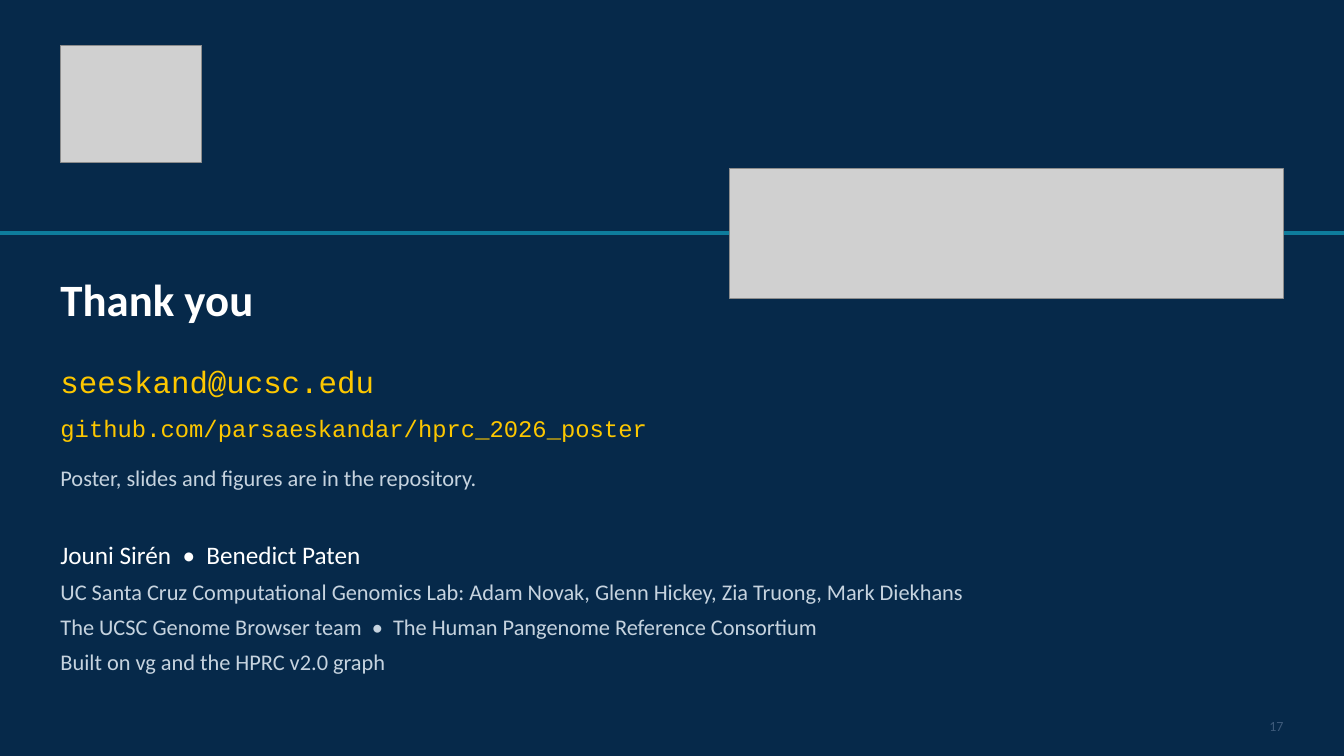
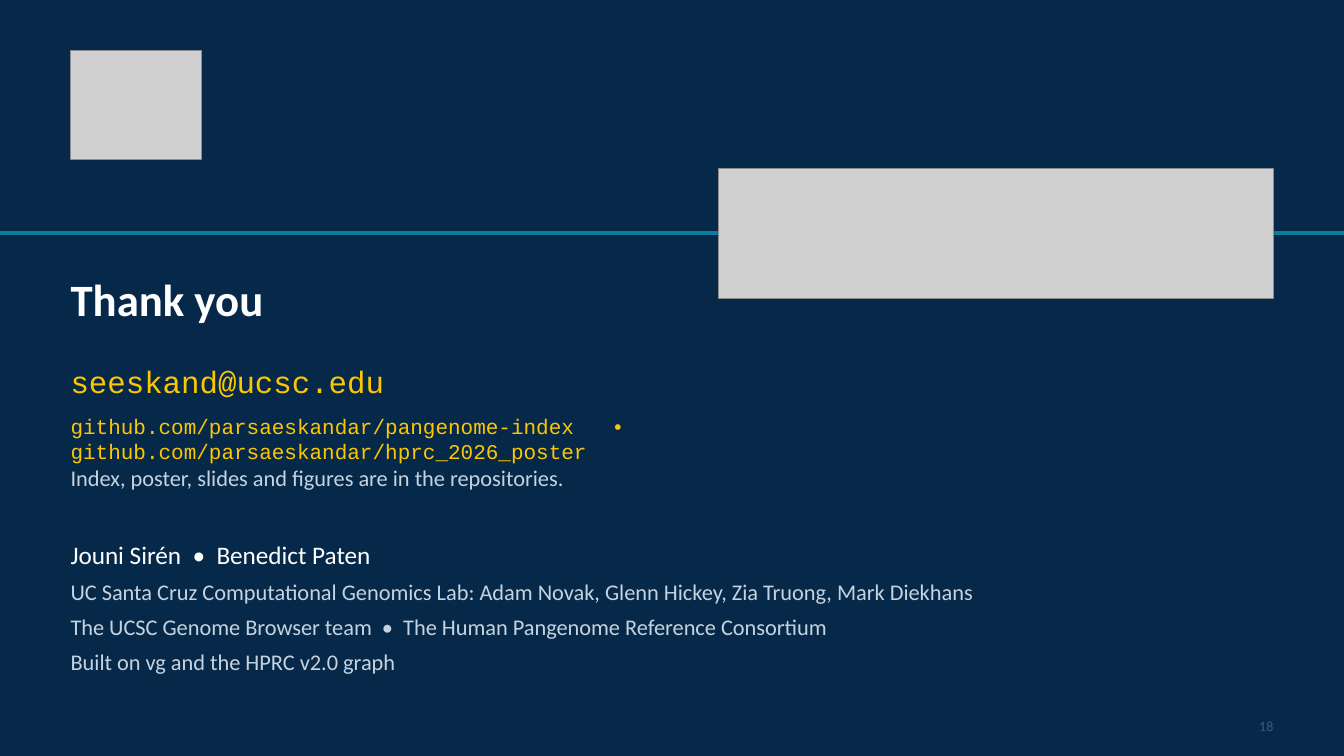
Before and after one commit to parsaeskandar/hprc_2026_poster, a slide deck: slide 18 of talk/HPRC2026_talk.pptx (slide 17 before the commit). Drawn at 1344x756 pixels with LibreOffice and Linux fonts; fonts in the diff are those of the drawing; grey boxes stand for pictures. Boxes give left, top, right and bottom in pixels: in the first picture for what was removed or moved away, otherwise in the second. Text is boxed around its words. In the diff, an @@ line names an element or a change of style, - is before the commit and + after.

```diff
--- a/talk/HPRC2026_talk.pptx
+++ b/talk/HPRC2026_talk.pptx
@@ picture: place and size @@
-picture at (60, 45, 202, 162)
+picture at (71, 50, 202, 159)
@@ picture: place and size @@
-picture at (729, 168, 1284, 297)
+picture at (719, 168, 1273, 297)
@@ text "Thank you": place and size @@
-text "Thank you" at (60, 284, 253, 323)
+text "Thank you" at (71, 284, 263, 323)
@@ text "seeskand@ucsc.edu": place and size @@
-text "seeskand@ucsc.edu" at (60, 371, 374, 398)
+text "seeskand@ucsc.edu" at (71, 371, 385, 398)
@@ text at (71, 419, 587, 464): text changed; size 17 to 15 pt @@
-github.com/parsaeskandar/hprc_2026_poster
+github.com/parsaeskandar/pangenome-index • github.com/parsaeskandar/hprc_2026_poster
@@ text at (71, 470, 563, 490): text changed @@
-Poster, slides and figures are in the repository.
+Index, poster, slides and figures are in the repositories.
@@ text "Jouni Sirén • Benedict Paten": place and size @@
-text "Jouni Sirén • Benedict Paten" at (60, 546, 963, 674)
+text "Jouni Sirén • Benedict Paten" at (71, 546, 973, 674)
@@ text at (1259, 722, 1273, 731): text changed @@
-17
+18
```
Also in this commit, not shown: 11 other slides changed, 11 slides added, 9 slides removed, 13 other files.
